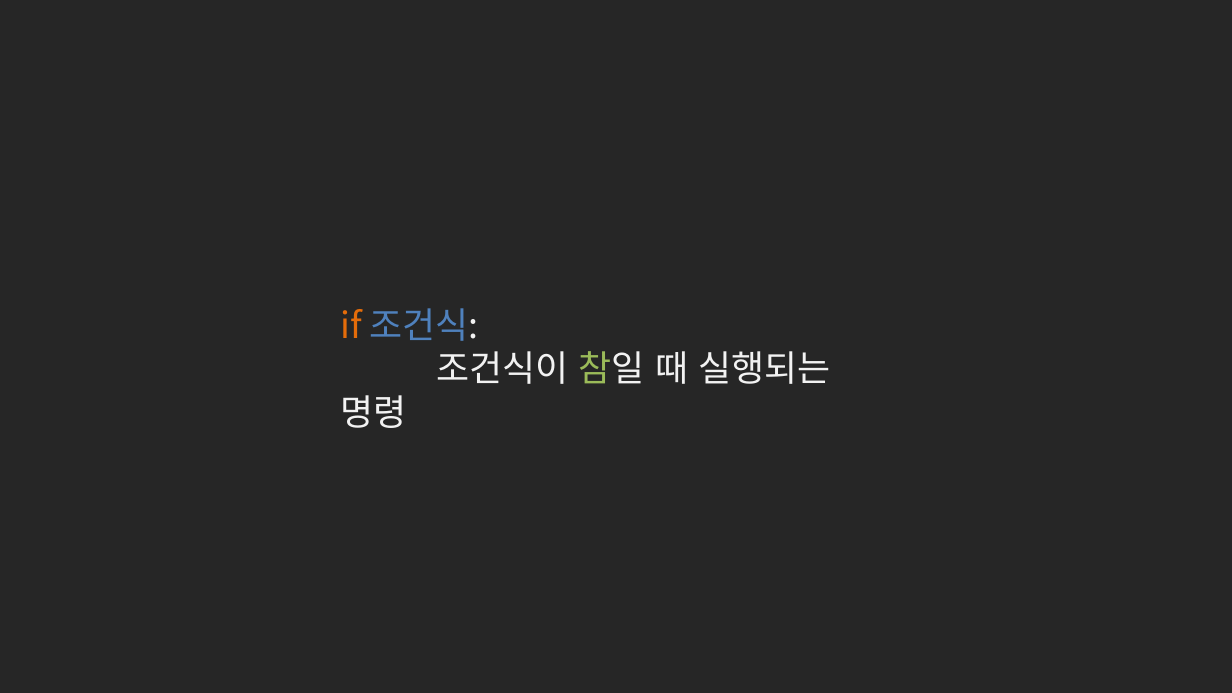
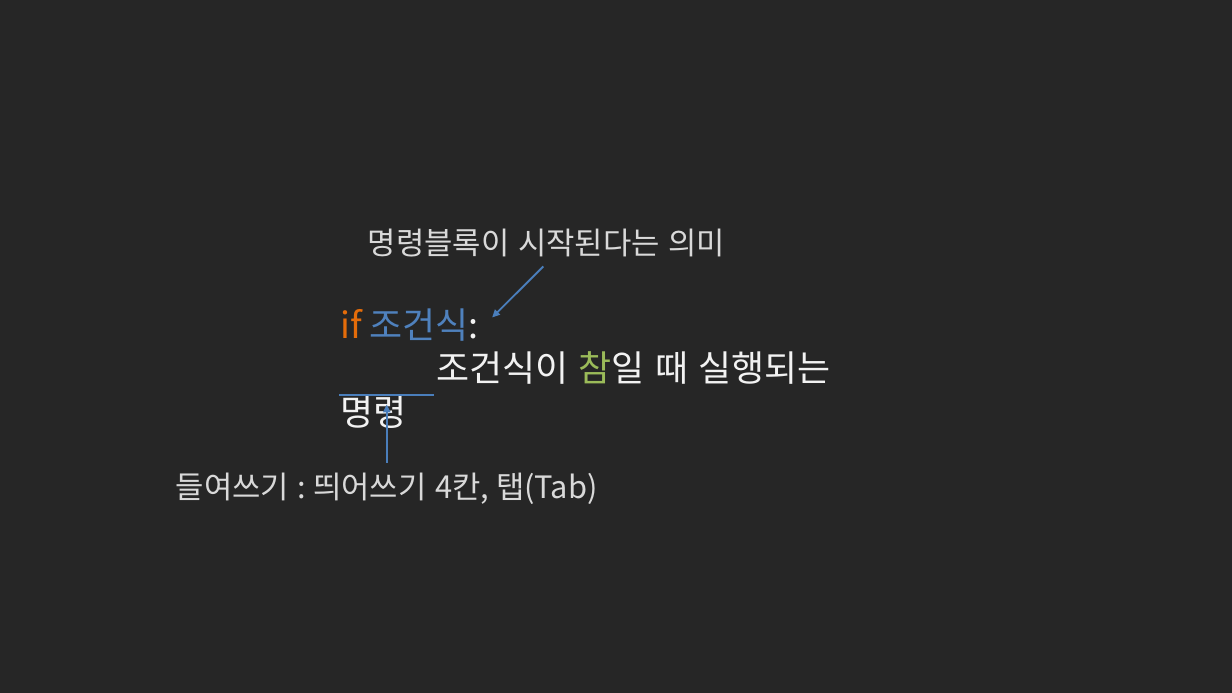
Before and after one commit to kwonkijun/python, a slide deck: slide 10 of 파이썬기초(PPT)/NEW_2021버전/파이썬 기초 6강_조건문.pptx (slide 9 before the commit). Drawn at 1232x693 pixels with LibreOffice and Linux fonts; fonts in the diff are those of the drawing. Boxes give left, top, right and bottom in pixels: in the first picture for what was removed or moved away, otherwise in the second. Text is boxed around its words. In the diff, an @@ line names an element or a change of style, - is before the commit and + after.

```diff
--- a/파이썬기초(PPT)/NEW_2021버전/파이썬 기초 6강_조건문.pptx
+++ b/파이썬기초(PPT)/NEW_2021버전/파이썬 기초 6강_조건문.pptx
@@ text added at [368,228,725,257], 24 pt, text #D9D9D9 @@
+명령블록이 시작된다는 의미
@@ arrow added from (543, 266) to (493, 318), #4B7EBC 1.5 pt @@
@@ line added from (339, 395) to (434, 395), #4B7EBC 1.5 pt @@
@@ arrow added from (387, 463) to (387, 405), #4B7EBC 1.5 pt @@
@@ text added at [176,472,597,504], 24 pt, text #D9D9D9 @@
+들여쓰기 : 띄어쓰기 4칸, 탭(Tab)
```
Also in this commit, not shown: 1 slide added, 8 slides removed, 5 other files.
